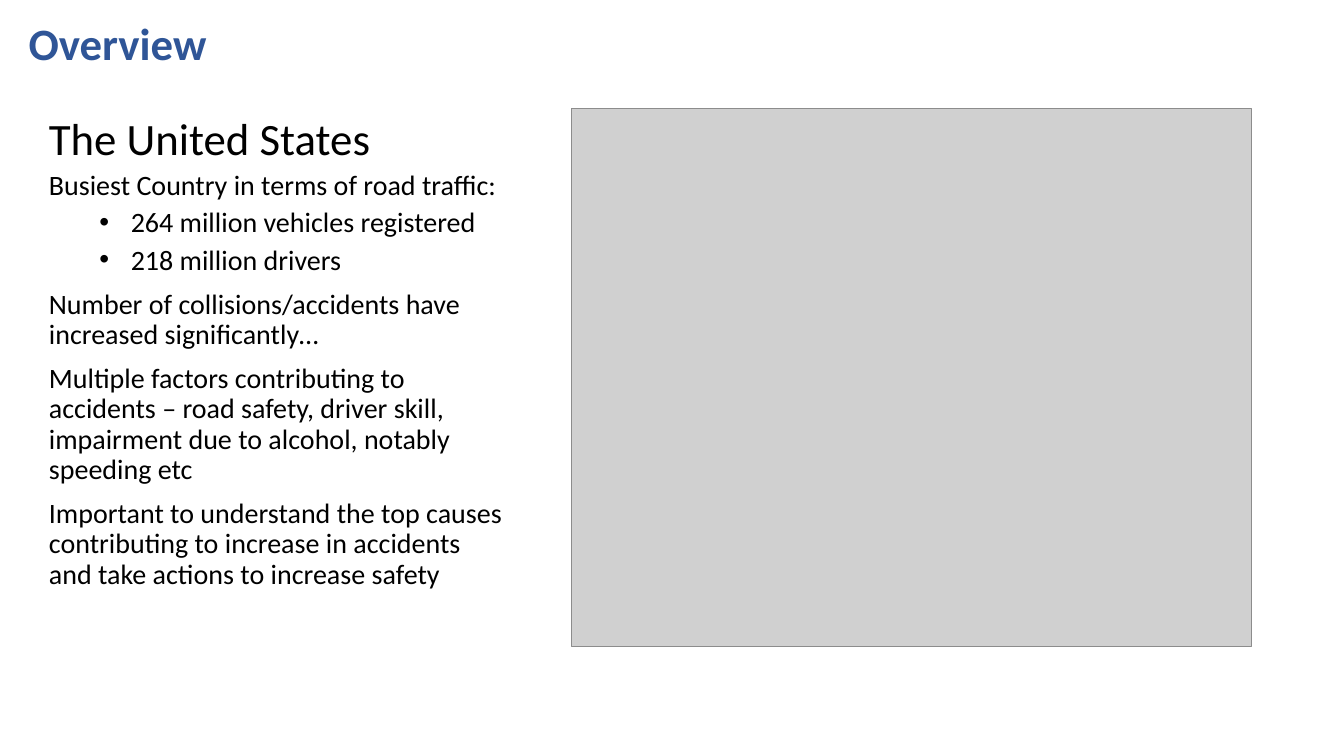
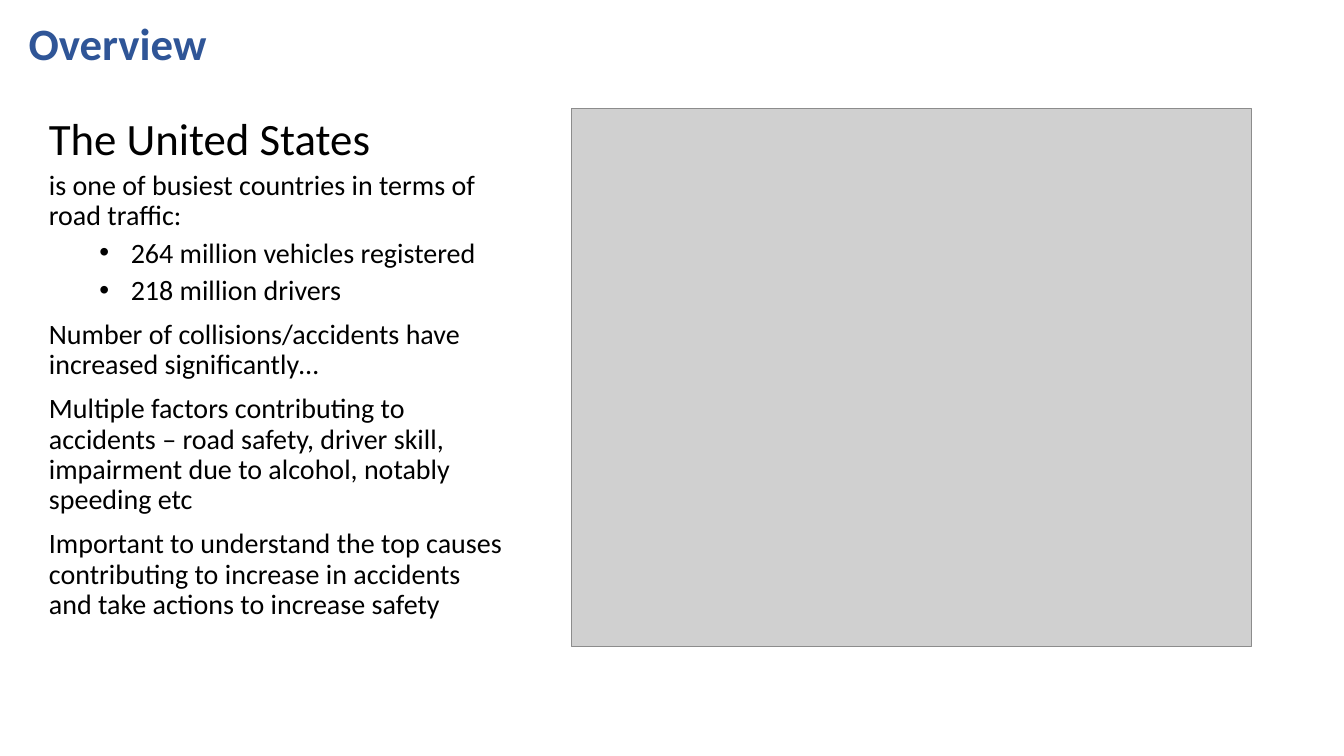
Before and after one commit to Niharika17S/Rutgers-project1, a slide deck: slide 2 of Analysis of Motor Vehicle Crashes.pptx. Drawn at 1344x756 pixels with LibreOffice and Linux fonts; fonts in the diff are those of the drawing; grey boxes stand for pictures. Boxes give left, top, right and bottom in pixels: in the first picture for what was removed or moved away, otherwise in the second. Text is boxed around its words. In the diff, an @@ line names an element or a change of style, - is before the commit and + after.

```diff
--- a/Analysis of Motor Vehicle Crashes.pptx
+++ b/Analysis of Motor Vehicle Crashes.pptx
@@ text at [49, 175, 475, 226]: text changed @@
-Busiest Country in terms of road traffic:
+is one of busiest countries in terms of road traffic:
```
Also in this commit, not shown: 5 slides added.
